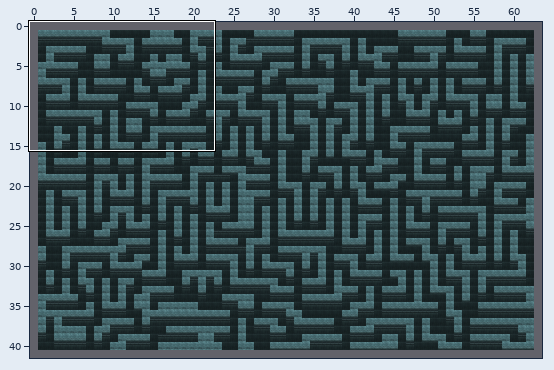
A Tiled map gets an edit: Tileset/castle62x40.tmx. The first picture is a wide view before the edit; the outline marks the close-up.
Close-up. First the earlier version:
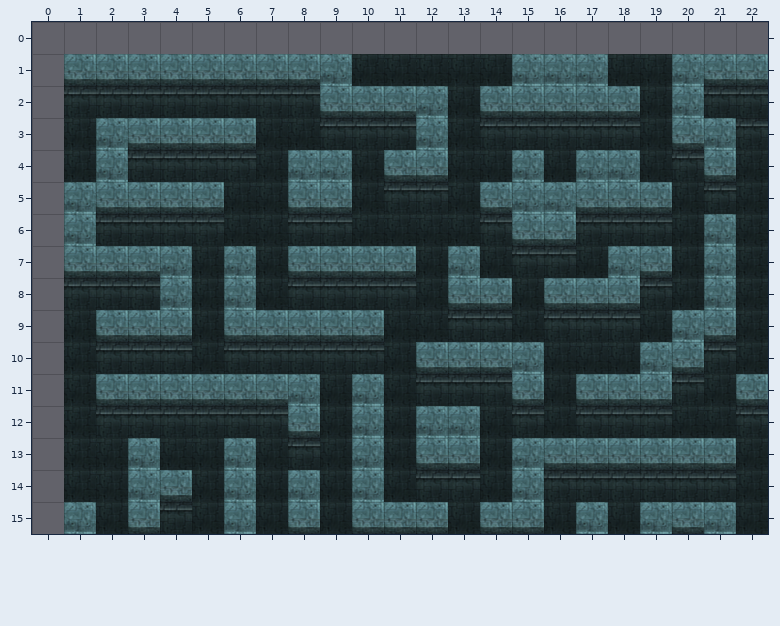
Cells are 64x64 px. Shown: x 0..22, y 0..15. The commit also changed other parts of the map, which this record leaves out. The old version is drawn lined up with the new one.
Once edited:
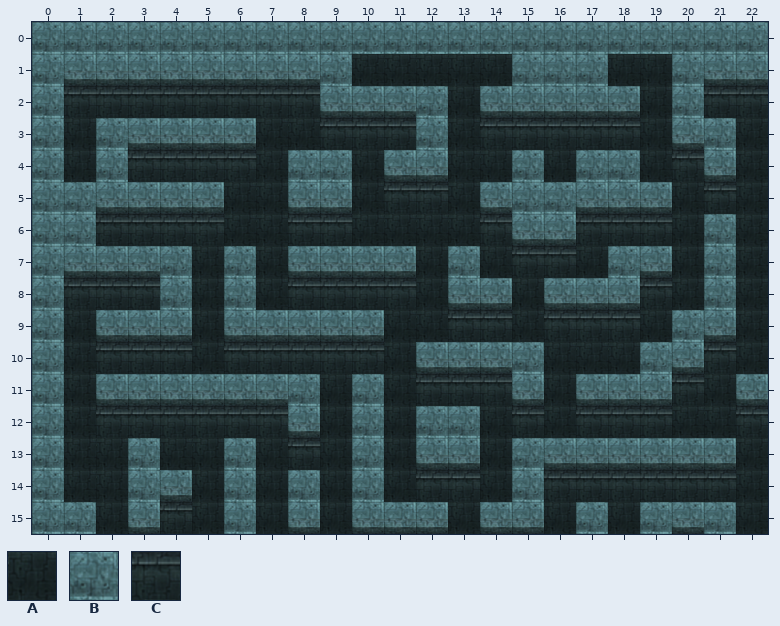
Key: from "couloirs_64px": A 56, B 84, C 110.
_ is an empty cell.
Tiles replaced or removed in this view: C.
From old to new:
Changed rows in their new state; . is an unchanged cell.
map size 62x40 -> 64x42 cells (old content now starts at 1,1; both pictures use the new coordinates)
Layer "Calque de Tile 1":
first column x 0:
 0 BBBBBBBBBBBBBBBBBBBBBBB
 1 B......................
 2 B......................
 3 B.....................A
 4 B......................
 5 B......................
 6 B......................
 7 B......................
 8 B......................
 9 B......................
10 B......................
11 B......................
12 B......................
13 B......................
14 B......................
15 B......................
Where, in picture pixels (left, top, right, bottom), the same in both close-ups:
changed: (32, 22, 768, 534)
